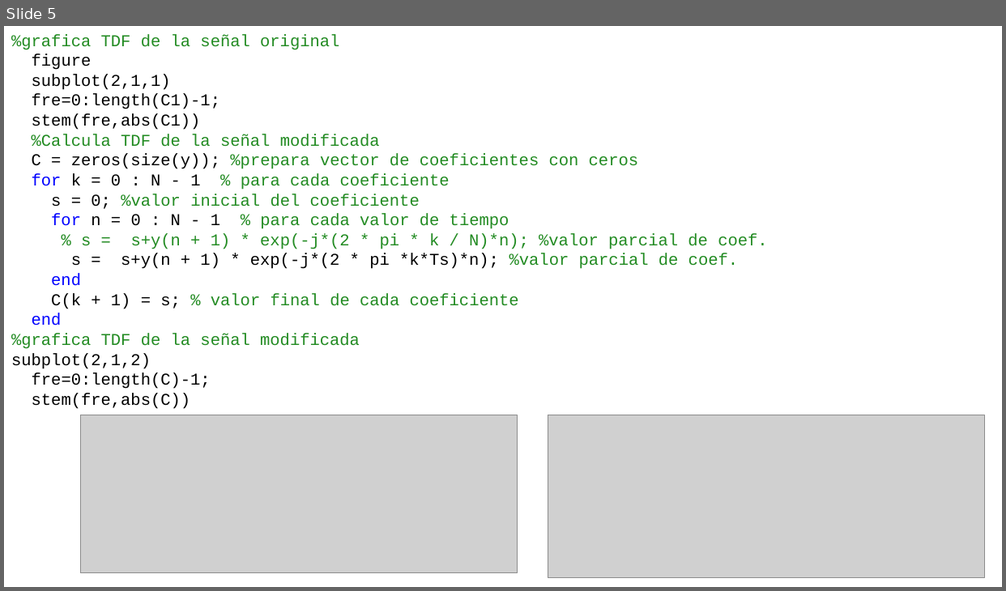
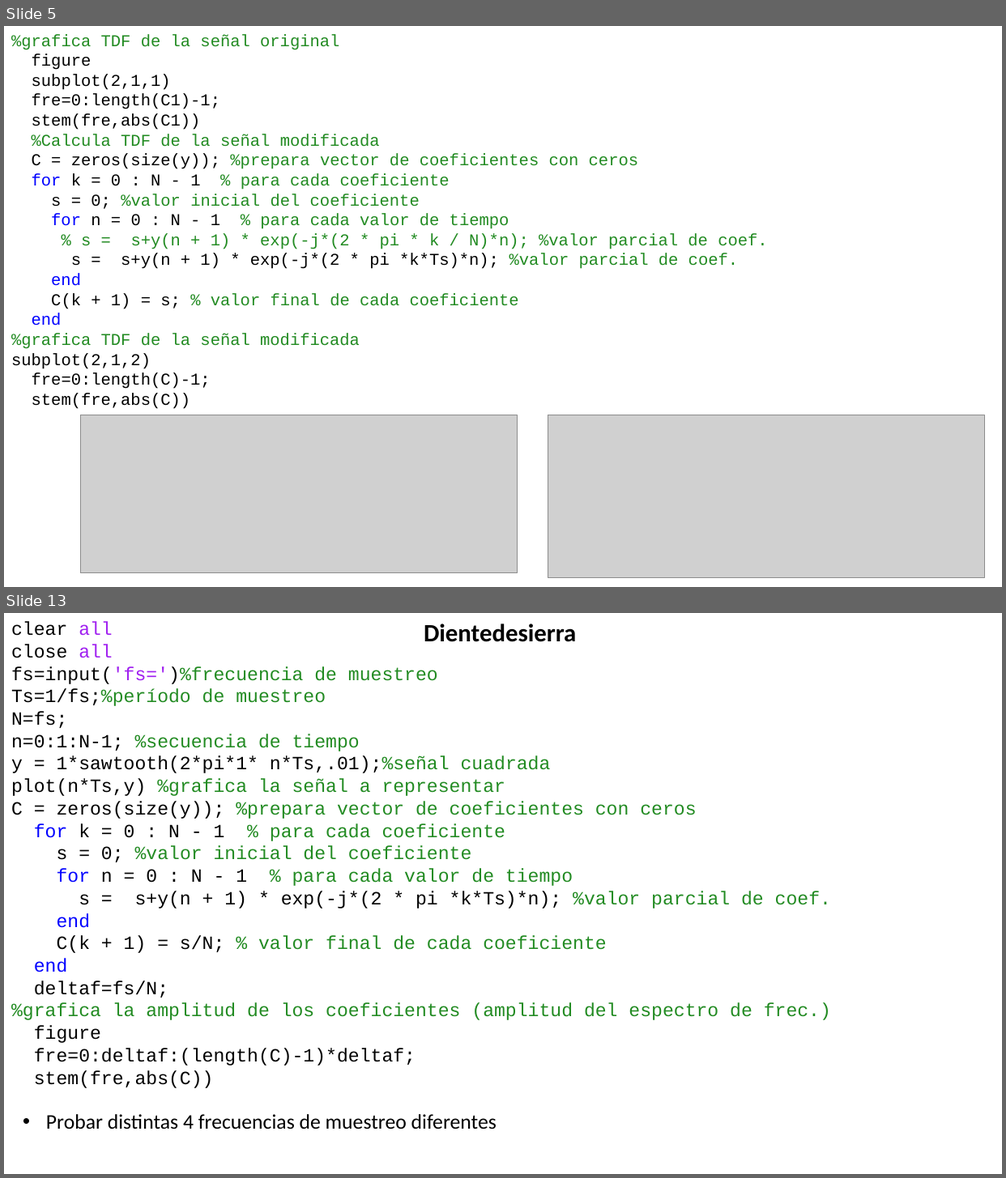
Before and after one commit to odeluigi/Analisis, a slide deck: TP4/Presentacion-TP-4.pptx. Shown one above the other, each under a label of ours: slide 5 before the commit, slides 5 and 13 after it; the slides between them are not shown. The pictures are 1006x591 and 1006x1178 pixels, drawn with LibreOffice and Linux fonts; fonts in the diff are those of the drawing; grey boxes stand for pictures. Boxes give left, top, right and bottom in pixels: in the first picture for what was removed or moved away, otherwise in the second. Text is boxed around its words. In the diff, an @@ line names an element or a change of style, - is before the commit and + after.

```diff
--- a/TP4/Presentacion-TP-4.pptx
+++ b/TP4/Presentacion-TP-4.pptx
@@ slide 13 added at bbox=[4, 613, 1002, 1174], background #FFFFFF @@
@@ text added at bbox=[11, 621, 831, 1088], 18 pt, text #228B22 @@
+clear all
+close all
+fs=input('fs=')%frecuencia de muestreo
+Ts=1/fs;%período de muestreo
+N=fs;
+n=0:1:N-1; %secuencia de tiempo
+y = 1*sawtooth(2*pi*1* n*Ts,.01);%señal cuadrada
+plot(n*Ts,y) %grafica la señal a representar
+C = zeros(size(y)); %prepara vector de coeficientes con ceros
+for k = 0 : N - 1 % para cada coeficiente
+s = 0; %valor inicial del coeficiente
+for n = 0 : N - 1 % para cada valor de tiempo
+s = s+y(n + 1) * exp(-j*(2 * pi *k*Ts)*n); %valor parcial de coef.
+end
+C(k + 1) = s/N; % valor final de cada coeficiente
+end
+deltaf=fs/N;
+%grafica la amplitud de los coeficientes (amplitud del espectro de frec.)
+figure
+fre=0:deltaf:(length(C)-1)*deltaf;
+stem(fre,abs(C))
@@ text added at bbox=[424, 624, 576, 642], 24 pt, text #000000, bold @@
+Dientedesierra
@@ text added at bbox=[46, 1114, 496, 1130], 20 pt, text #000000 @@
+• Probar distintas 4 frecuencias de muestreo diferentes
```
Also in this commit, not shown: 3 slides changed, 7 other slides added, 2 other files.
